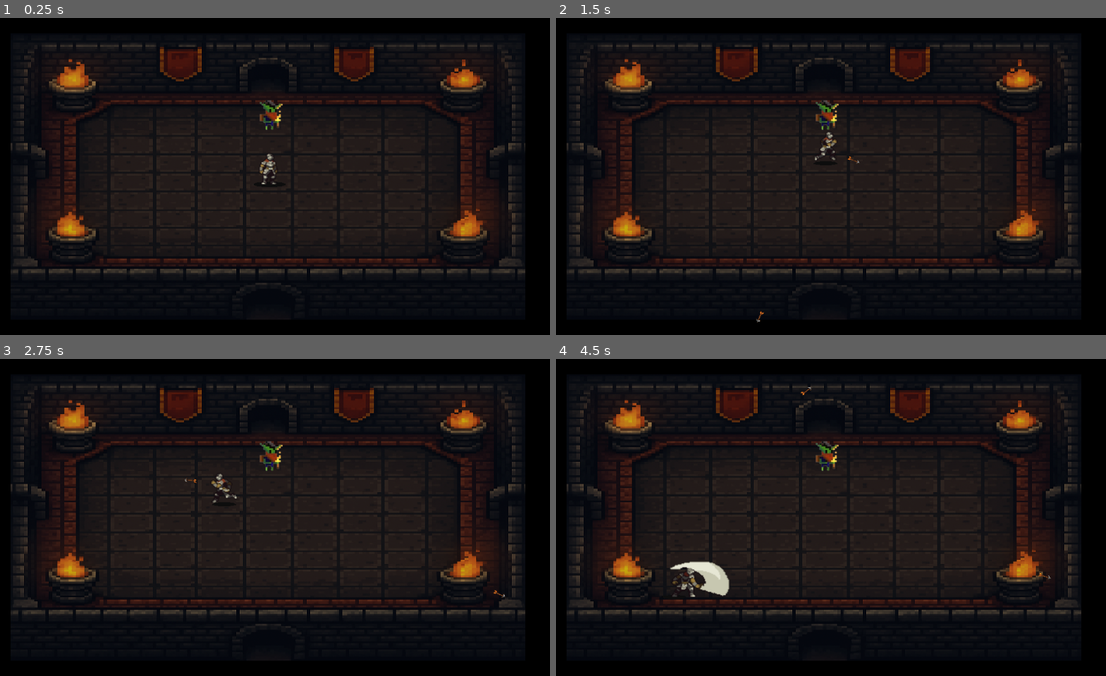
Above: before the commit, frames 1-4 (two rows, left to right).
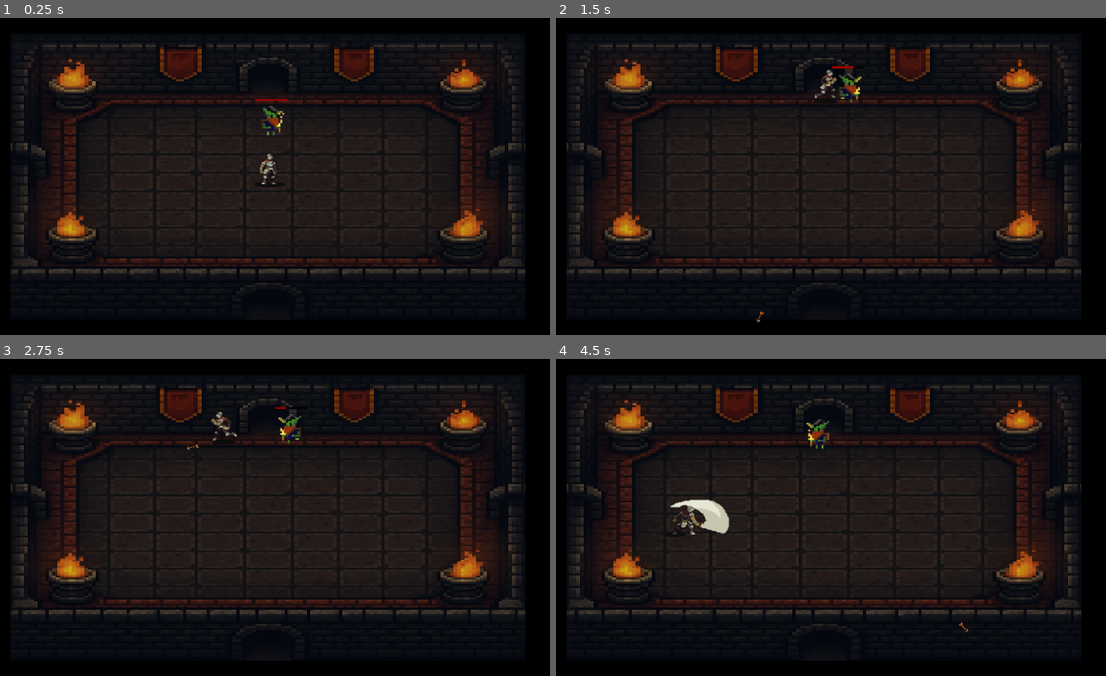
Above: after the commit, the same moments.

Repository: jrmoore17/my_first_game
Game: Godot game, scene res://Scenes/Main/main.tscn
Two runs of this game, one before a commit and one after it. Both use one fixed random seed, a clock stepped at 60 frames per second and the inputs below.
Inputs (mouse positions are in pixels of both pictures, inside the frame that each line leads up to):
- Up to frame 1 (0.25 s): no input
- Up to frame 2 (1.5 s): move the mouse to (798, 239) at 0.52 s; hold Right mouse button (shoot_arrow) 0.53-1.28 s; hold W (move_up) from 0.53 s (still down); move the mouse to (990, 224) at 1.27 s; right-click (990, 224) at 1.35 s
- Up to frame 3 (2.75 s): move the mouse to (99, 469) at 2.02 s; release W (move_up) at 2.03 s; press the mouse at (99, 469) at 2.03 s; hold A (move_left) from 2.03 s (still down); right-click (99, 469) at 2.3 s
- Up to frame 4 (4.5 s): move the mouse to (853, 517) at 2.77 s; release the mouse at (853, 517) at 2.78 s; right-click (853, 517) at 2.85 s; move the mouse to (737, 438) at 3.52 s; release A (move_left) at 3.53 s; hold S (move_down) 3.53-4.28 s; hold Right mouse button (shoot_arrow) 3.53-4.28 s; move the mouse to (946, 501) at 4.27 s; hold D (move_right) from 4.28 s (still down); click (946, 501) at 4.35 s

The runs differ from the first frame. In frame 1, 0.3% of the frame differs, in the area x 46-53%, y 25-38%; in frame 2, 0.7%; in frame 3, 0.8%; in frame 4, 1.9%, in the area x 20-90%, y 8-86%.

Commit message:
working goblin, sword, and arrows

Diff:
--- a/Scenes/Main/main.tscn
+++ b/Scenes/Main/main.tscn
@@ -59,3 +59,4 @@
 
 [node name="Goblin" parent="." instance=ExtResource("3_qw60k")]
 position = Vector2(0, -150)
+target_path = NodePath("../Player")
--- a/Scenes/Mobs/goblin.tscn
+++ b/Scenes/Mobs/goblin.tscn
@@ -147,7 +147,7 @@
 "duration": 1.0,
 "texture": SubResource("AtlasTexture_y33on")
 }],
-"loop": true,
+"loop": false,
 "name": &"die",
 "speed": 7.0
 }, {
@@ -163,7 +163,7 @@
 }],
 "loop": true,
 "name": &"idle",
-"speed": 7.0
+"speed": 5.0
 }, {
 "frames": [{
 "duration": 1.0,
@@ -187,17 +187,38 @@
 radius = 32.0
 height = 80.0
 
+[sub_resource type="StyleBoxFlat" id="StyleBoxFlat_k3s0q"]
+bg_color = Color(0, 0, 0, 1)
+
+[sub_resource type="StyleBoxFlat" id="StyleBoxFlat_fmps8"]
+bg_color = Color(0.6, 0, 0, 1)
+
+[sub_resource type="RectangleShape2D" id="RectangleShape2D_k3s0q"]
+size = Vector2(60, 56)
+
 [node name="Goblin" type="CharacterBody2D"]
+collision_layer = 2
 script = ExtResource("1_k3s0q")
 
 [node name="AnimatedSprite2D" type="AnimatedSprite2D" parent="."]
 sprite_frames = SubResource("SpriteFrames_ncna1")
-animation = &"idle"
-frame_progress = 0.50903
+animation = &"die"
 
 [node name="CollisionShape2D" type="CollisionShape2D" parent="."]
 shape = SubResource("CapsuleShape2D_njhcb")
 
-[node name="TextureProgressBar" type="TextureProgressBar" parent="."]
-offset_right = 40.0
-offset_bottom = 40.0
+[node name="HealthBar" type="ProgressBar" parent="."]
+offset_left = -36.0
+offset_top = -50.0
+offset_right = 36.0
+offset_bottom = -45.0
+theme_override_styles/background = SubResource("StyleBoxFlat_k3s0q")
+theme_override_styles/fill = SubResource("StyleBoxFlat_fmps8")
+max_value = 3.0
+show_percentage = false
+
+[node name="AttackHitbox" type="Area2D" parent="."]
+
+[node name="CollisionShape2D" type="CollisionShape2D" parent="AttackHitbox"]
+position = Vector2(16, 1)
+shape = SubResource("RectangleShape2D_k3s0q")
--- a/Scenes/Projectiles/Arrow.tscn
+++ b/Scenes/Projectiles/Arrow.tscn
@@ -8,6 +8,8 @@
 
 [node name="Arrow" type="Area2D"]
 scale = Vector2(0.6, 0.6)
+collision_layer = 8
+collision_mask = 2
 script = ExtResource("1_1d5eq")
 
 [node name="Sprite2D" type="Sprite2D" parent="."]
--- a/Scenes/Projectiles/SwordAttack.tscn
+++ b/Scenes/Projectiles/SwordAttack.tscn
@@ -6,6 +6,8 @@
 size = Vector2(68.0135, 44)
 
 [node name="SwordAttack" type="Area2D"]
+collision_layer = 8
+collision_mask = 2
 script = ExtResource("1_tig7e")
 
 [node name="CollisionShape2D3" type="CollisionShape2D" parent="."]
--- a/Scripts/Mobs/goblin.gd
+++ b/Scripts/Mobs/goblin.gd
@@ -1,42 +1,80 @@
 extends CharacterBody2D
 
 @export var max_health := 3
-@export var move_speed := 50
-@export var target_path: NodePath  # Optional: player or patrol target
+@export var move_speed := 40
+@export var attack_range := 32
+@export var retreat_distance := 64
+@export var target_path: NodePath
 
 var current_health := max_health
+var target: Node2D = null
+var state := "chase"
+var retreat_timer_default := 0.5
+var retreat_timer := 0.0
+var retreat_direction := Vector2.ZERO
 var is_dead := false
-var target: Node2D = null  # Typed properly to avoid warning
 
 func _ready():
-	update_health_bar()
-	if target_path != null:
+	if target_path != null and has_node(target_path):
 		target = get_node(target_path)
 
+	if $AttackHitbox:
+		$AttackHitbox.connect("body_entered", Callable(self, "_on_attack_hit"))
+		$AttackHitbox.monitoring = false
+
+	update_health_bar()
+
 func _physics_process(delta):
+	if is_dead or target == null:
+		return
+
+	match state:
+		"chase":
+			var dir = (target.global_position - global_position).normalized()
+			velocity = dir * move_speed
+			move_and_slide()
+
+			$AnimatedSprite2D.flip_h = velocity.x < 0
+			play_animation("run")
+
+			if global_position.distance_to(target.global_position) < attack_range:
+				velocity = Vector2.ZERO
+				state = "attack"
+
+		"attack":
+			velocity = Vector2.ZERO
+			play_animation("attack")
+			$AttackHitbox.monitoring = true
+			await $AnimatedSprite2D.animation_finished
+			$AttackHitbox.monitoring = false
+
+			retreat_direction = (global_position - target.global_position).normalized()
+			retreat_timer = retreat_timer_default
+			state = "retreat"
+
+		"retreat":
+			velocity = retreat_direction * move_speed
+			move_and_slide()
+			$AnimatedSprite2D.flip_h = velocity.x < 0
+			play_animation("run")
+
+			retreat_timer -= delta
+			if retreat_timer <= 0:
+				state = "chase"
+
+func _on_attack_hit(body):
 	if is_dead:
 		return
 
-	if target:
-		var direction = (target.global_position - global_position).normalized()
-		velocity = direction * move_speed
-		move_and_slide()
-
-		if velocity.length() > 0:
-			play_animation("run")
-			$AnimatedSprite2D.flip_h = velocity.x < 0
-		else:
-			play_animation("idle")
-	else:
-		velocity = Vector2.ZERO
-		play_animation("idle")
+	if body.has_method("take_damage"):
+		body.take_damage(1)
 
 func take_damage(amount: int = 1):
 	if is_dead:
 		return
 
 	current_health -= amount
-	print("Goblin hit! HP left: ", current_health)
+	update_health_bar()
 
 	modulate = Color(1, 0.4, 0.4)
 	await get_tree().create_timer(0.1).timeout
@@ -44,27 +82,24 @@
 
 	if current_health <= 0:
 		die()
-	else:
-		update_health_bar()
-
-func die():
-	is_dead = true
-	play_animation("die")
-	velocity = Vector2.ZERO
-	await $AnimatedSprite2D.animation_finished
-	queue_free()
 
 func update_health_bar():
 	if has_node("HealthBar"):
 		$HealthBar.value = current_health
 
+func die():
+	is_dead = true
+	velocity = Vector2.ZERO
+
+	$AnimatedSprite2D.play("die")
+
+	if has_node("HealthBar"):
+		$HealthBar.visible = false
+
+	await $AnimatedSprite2D.animation_finished
+	queue_free()
+
+
 func play_animation(name: String):
 	if $AnimatedSprite2D.animation != name:
 		$AnimatedSprite2D.play(name)
-
-func attack():
-	if is_dead:
-		return
-
-	play_animation("attack")
-	await $AnimatedSprite2D.animation_finished
--- a/Scripts/Player/player.gd
+++ b/Scripts/Player/player.gd
@@ -82,8 +82,10 @@
 		var arrow = arrow_scene.instantiate()
 		var attack_dir = get_mouse_direction().normalized()
 		arrow.position = global_position + attack_dir * 10
-		arrow.direction = attack_dir  # rotation handled inside Arrow.gd
+		arrow.direction = attack_dir
+		arrow.owner = self  # Set owner so arrow doesn't hit player
 		get_tree().current_scene.add_child(arrow)
+
 
 
 func get_mouse_direction() -> Vector2:
--- a/Scripts/Projectiles/arrow.gd
+++ b/Scripts/Projectiles/arrow.gd
@@ -2,14 +2,27 @@
 
 @export var speed := 400
 @export var direction: Vector2 = Vector2.RIGHT
+var shooter: Node = null  # Avoid name conflict with Area2D's built-in 'owner'
 
 func _ready():
-	# Rotate the visual only (guaranteed to work no matter what sprite orientation)
+	# Rotate arrow to face movement direction
 	if has_node("Sprite2D"):
 		$Sprite2D.rotation = direction.angle()
+
+	connect("body_entered", Callable(self, "_on_body_entered"))
 
 func _process(delta):
 	position += direction * speed * delta
 
 	if position.y < -1000 or position.y > 1000 or position.x < -1000 or position.x > 1000:
 		queue_free()
+
+func _on_body_entered(body):
+	# Ignore hitting self or the player who fired it
+	if body == self or body == shooter:
+		return
+
+	if body.has_method("take_damage"):
+		body.take_damage(1)
+
+	queue_free()
--- a/Scripts/Projectiles/sword_attack.gd
+++ b/Scripts/Projectiles/sword_attack.gd
@@ -1,15 +1,9 @@
 extends Area2D
 
-@export var lifetime := 0.2  # Duration in seconds
-
 func _ready():
-	# Optional: log or manipulate shape
-	# $CollisionShape2D.disabled = false
-
-	# Auto-destroy after a short time
-	await get_tree().create_timer(lifetime).timeout
-	queue_free()
+	connect("body_entered", Callable(self, "_on_body_entered"))
 
 func _on_body_entered(body):
-	if body.is_in_group("enemies"):
+	if body.has_method("take_damage"):
 		body.take_damage(1)
+	queue_free()  # Sword disappears after hitting
Not shown: 1 places in Scenes/Mobs/goblin.tscn that only renumber resources
